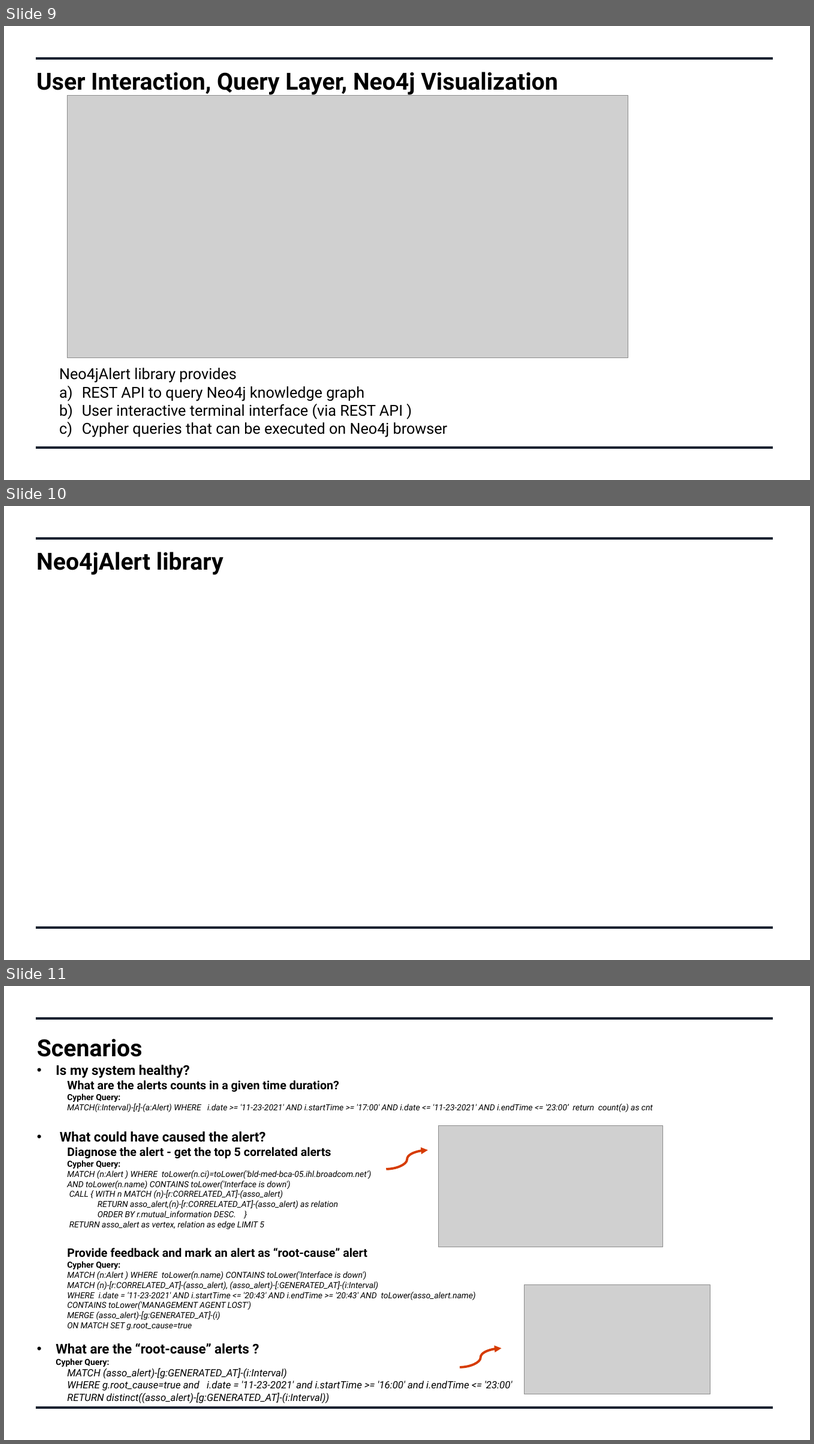
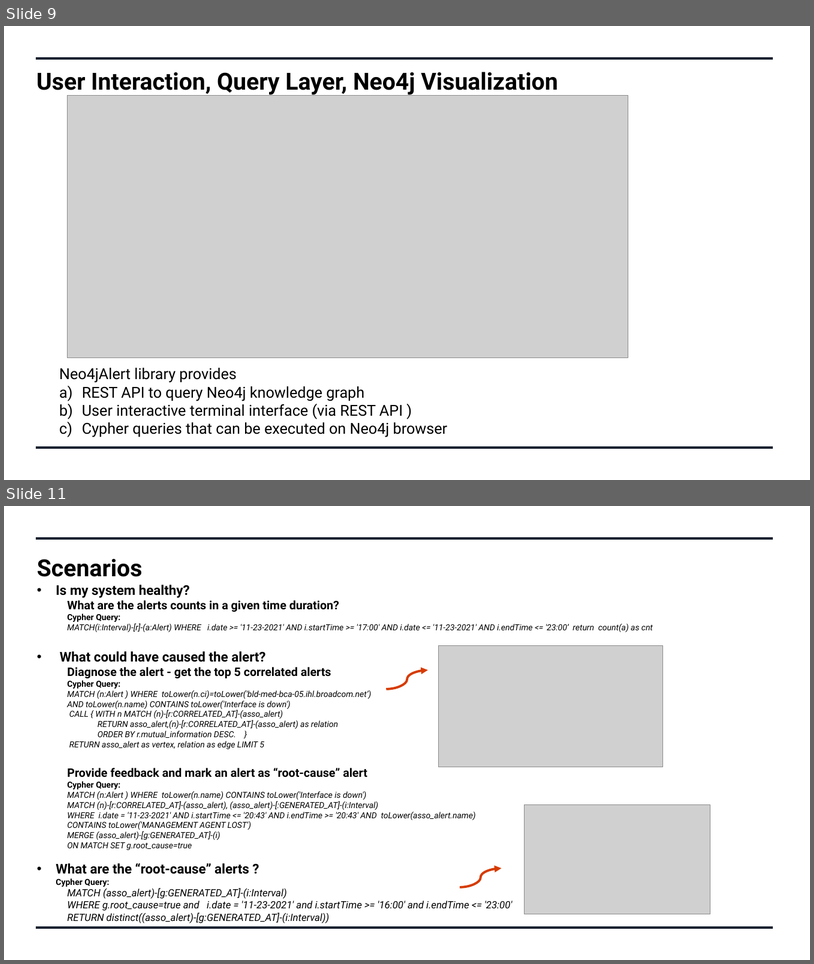
Before and after one commit to swatinanda/CS410-Fall2021-TeamAlpha, a slide deck: Team_Alpha_Presentation.pptx. Shown one above the other, each under a label of ours: slides 9, 10 and 11 before the commit, slides 9 and 11 after it; the slides between them are not shown. The pictures are 814x1444 and 814x964 pixels, drawn with LibreOffice and Linux fonts; fonts in the diff are those of the drawing; grey boxes stand for pictures. Boxes give left, top, right and bottom in pixels: in the first picture for what was removed or moved away, otherwise in the second. Text is boxed around its words. In the diff, an @@ line names an element or a change of style, - is before the commit and + after.

```diff
--- a/Team_Alpha_Presentation.pptx
+++ b/Team_Alpha_Presentation.pptx
@@ slide 10 removed at box(4, 506, 810, 960), background #FFFFFF @@
@@ line removed from (36, 538) to (773, 538) @@
@@ text removed at box(36, 552, 224, 575) @@
-Neo4jAlert library
@@ line removed from (36, 927) to (773, 927) @@
```
Also in this commit, not shown: 1 slide changed, 1 slide added.
